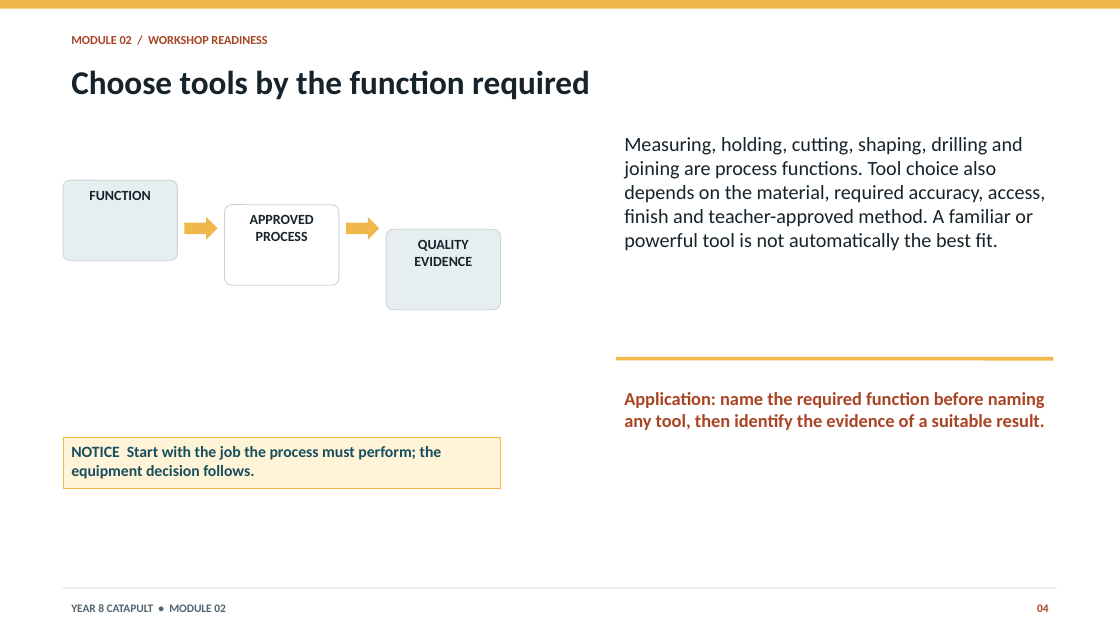
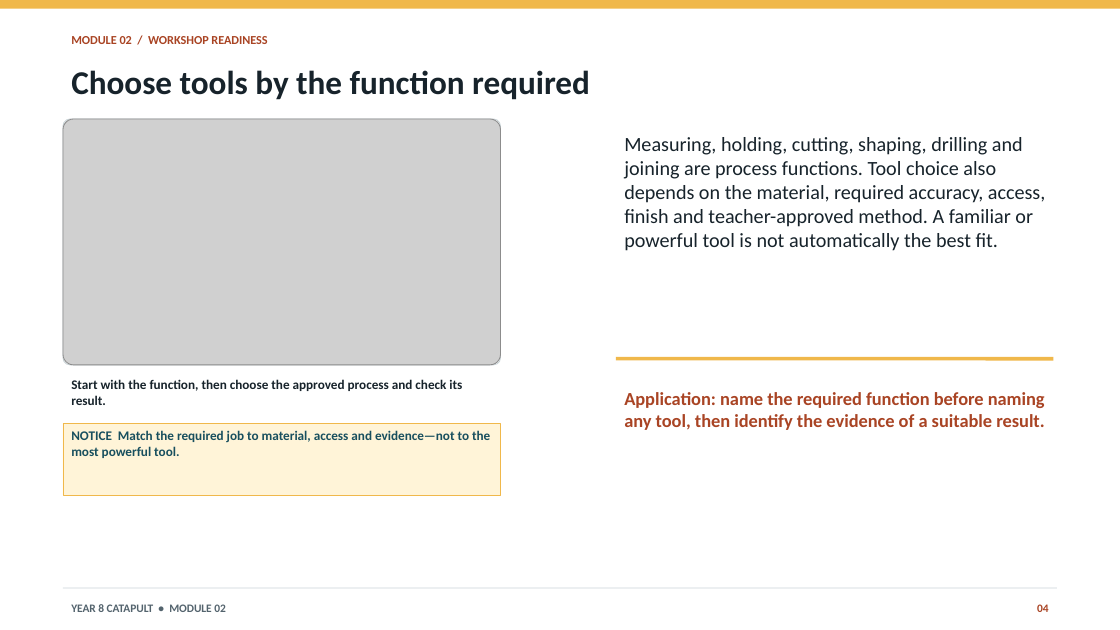
Before and after one commit to stevencowell/Year-8-Catapult, a slide deck: slide 4 of resources/presentations/module-02-workshop-readiness.pptx. Drawn at 1120x630 pixels with LibreOffice and Linux fonts; fonts in the diff are those of the drawing; grey boxes stand for pictures. Boxes give left, top, right and bottom in pixels: in the first picture for what was removed or moved away, otherwise in the second. Text is boxed around its words. In the diff, an @@ line names an element or a change of style, - is before the commit and + after.

```diff
--- a/resources/presentations/module-02-workshop-readiness.pptx
+++ b/resources/presentations/module-02-workshop-readiness.pptx
@@ rounded rectangle added at [63,119,501,365], fill #FFFFFF, outline #CAD4D8 0.75 pt @@
@@ picture added at [63,119,501,365] @@
@@ rounded rectangle removed at [63,181,177,261] @@
-FUNCTION
@@ rounded rectangle removed at [224,205,339,286] @@
-APPROVED PROCESS
@@ right arrow removed at [184,217,218,239] @@
@@ right arrow removed at [346,217,380,239] @@
@@ rounded rectangle removed at [386,229,501,310] @@
-QUALITY EVIDENCE
@@ text added at [71,379,462,405], 11.2 pt, text #17232B, bold @@
+Start with the function, then choose the approved process and check its result.
@@ rectangle "NOTICE Match the required job ...": place and size @@
-rectangle "NOTICE Match the required job ..." at [63,438,501,488]
+rectangle "NOTICE Match the required job ..." at [63,423,501,495]
@@ text in rectangle at [71,430,490,458]: text changed; size 13.5 to 11.2 pt @@
-NOTICE Start with the job the process must perform; the equipment decision follows.
+NOTICE Match the required job to material, access and evidence—not to the most powerful tool.
```
Also in this commit, not shown: 2 other slides changed, 48 other files.
